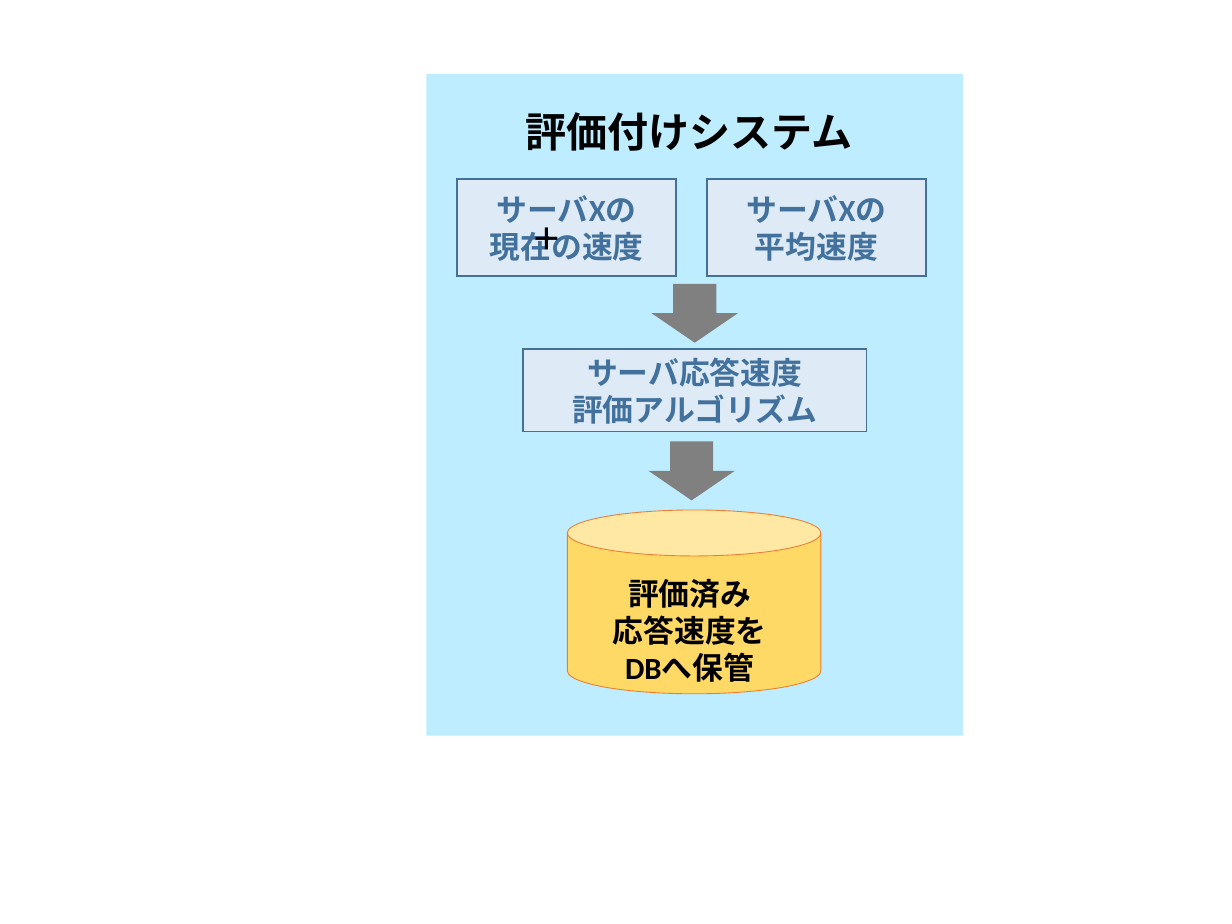
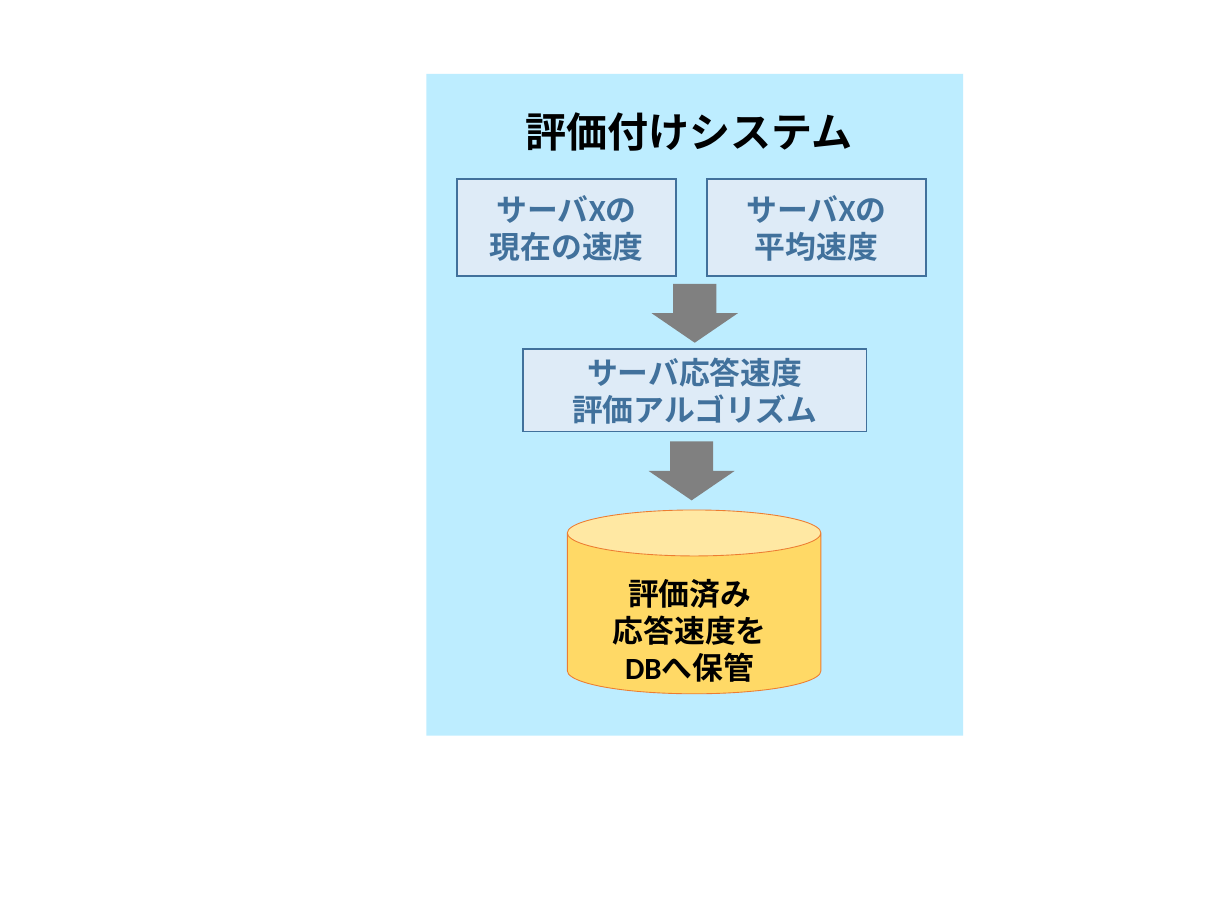
Before and after one commit to kait-takanolab/1821086_matsuo_thesis, a slide deck: slide 8 of meeting/1821086_matsuo_Chart.pptx (slide 6 before the commit). Drawn at 1232x924 pixels with LibreOffice and Linux fonts; fonts in the diff are those of the drawing. Boxes give left, top, right and bottom in pixels: in the first picture for what was removed or moved away, otherwise in the second. Text is boxed around its words. In the diff, an @@ line names an element or a change of style, - is before the commit and + after.

```diff
--- a/meeting/1821086_matsuo_Chart.pptx
+++ b/meeting/1821086_matsuo_Chart.pptx
@@ text removed at [519,213,574,262] @@
-＋
```
Also in this commit, not shown: 2 other slides changed, 2 slides added, 1 other file.
